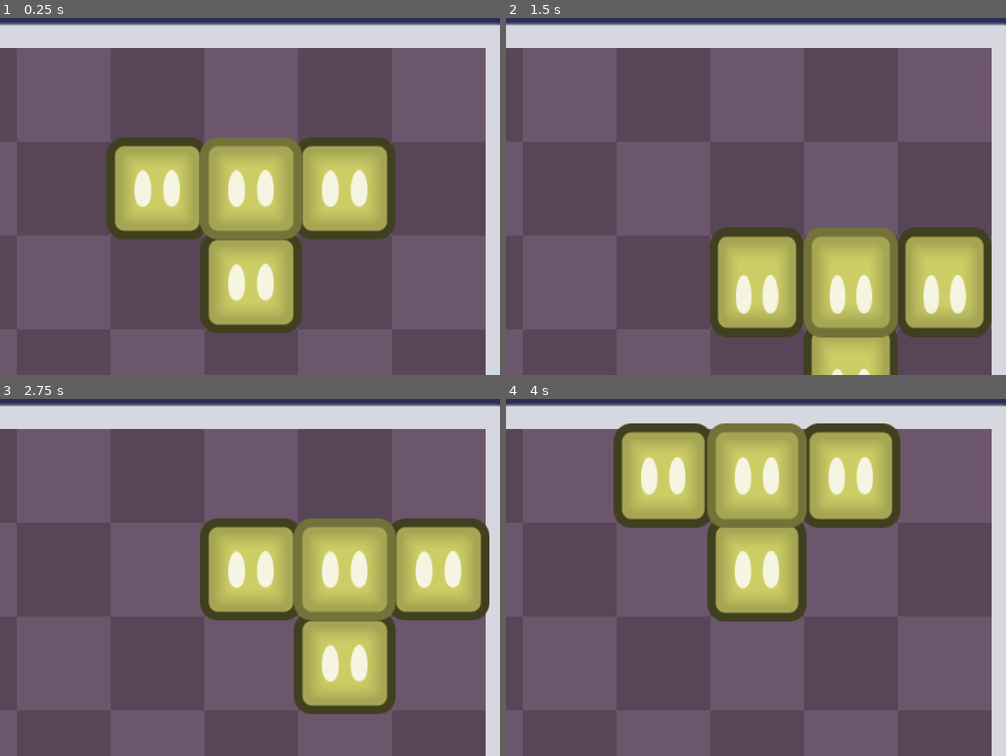
Above: before the commit, frames 1-4 (two rows, left to right).
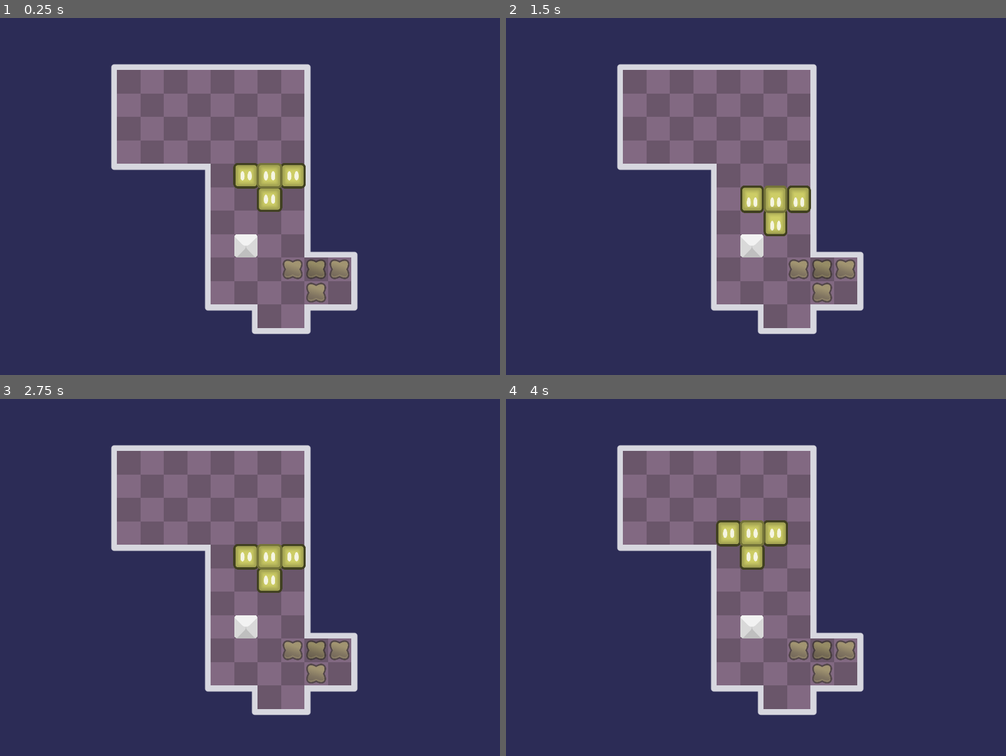
Above: after the commit, the same moments.

Repository: nightkolo/Bokoblock-demo
Game: Godot game, scene res://levels/level_01.tscn
The game is run twice, just before and just after one commit, with the same random seed, the same clock (stepped at 60 frames per second) and the same inputs.
Inputs:
- Up to frame 1 (0.25 s): no input
- Up to frame 2 (1.5 s): tap Enter at 0.5 s; hold Right (move_right) 0.53-1.28 s; hold Z (move_undo) 0.53-1.28 s; hold Down (move_down) from 1.28 s (still down); tap Z (move_undo) at 1.35 s
- Up to frame 3 (2.75 s): tap R (reset_game) at 2 s; release Down (move_down) at 2.03 s; hold Right (move_right) from 2.03 s (still down); hold Z (move_undo) from 2.03 s (still down)
- Up to frame 4 (4 s): release Right (move_right) at 2.78 s; release Z (move_undo) at 2.78 s; hold Up (move_up) 2.78-3.53 s; tap Z (move_undo) at 2.85 s; hold Left (move_left) from 3.53 s (still down); hold Z (move_undo) from 3.53 s (still down)

The runs differ from the first frame. In frame 1, 92% of the frame differs, in the area x 0-100%, y 1-100%; in frame 2, 90%; in frame 3, 88%; in frame 4, 93%.

Commit message:
Work

Diff:
--- a/autoload/mgr_player_input.gd
+++ b/autoload/mgr_player_input.gd
@@ -22,7 +22,7 @@
 
 
 func _ready() -> void:
-	#Engine.time_scale = 1.0/6.0
+	#Engine.time_scale = 1.0/8.0
 
 	number_of_bodies = current_bodies.size()
 
--- /dev/null
+++ b/levels/game_cam.gd
@@ -0,0 +1,11 @@
+extends Camera2D
+
+
+# Called when the node enters the scene tree for the first time.
+func _ready() -> void:
+	pass # Replace with function body.
+
+
+# Called every frame. 'delta' is the elapsed time since the previous frame.
+func _process(delta: float) -> void:
+	pass
--- a/levels/level_01.tscn
+++ b/levels/level_01.tscn
@@ -53,7 +53,7 @@
 what_im_happy_with = 3
 
 [node name="Bokobody2D" type="Node2D" parent="Object"]
-position = Vector2(472, 202)
+position = Vector2(517, 337)
 script = ExtResource("3_n2caq")
 
 [node name="Block" parent="Object/Bokobody2D" instance=ExtResource("4_v8mtx")]
@@ -91,7 +91,3 @@
 [node name="Block4" parent="Object/Bokobody2D2" instance=ExtResource("4_v8mtx")]
 position = Vector2(-45, 0)
 boko_color = 3
-
-[node name="Camera2D" type="Camera2D" parent="."]
-position = Vector2(472, 202)
-zoom = Vector2(4, 4)
--- a/levels/level_02.tscn
+++ b/levels/level_02.tscn
@@ -1,18 +1,30 @@
-[gd_scene load_steps=7 format=4 uid="uid://bcaqwm6f8nykw"]
+[gd_scene load_steps=10 format=4 uid="uid://bcaqwm6f8nykw"]
 
 [ext_resource type="Script" path="res://objects/scripts/node_world.gd" id="1_imp3f"]
+[ext_resource type="Texture2D" uid="uid://kewyrbvflk6o" path="res://assets/img/bg-credits.png" id="2_6p07b"]
 [ext_resource type="PackedScene" uid="uid://k1g5vn7y2tih" path="res://objects/world/bg.tscn" id="2_ex5ao"]
+[ext_resource type="Script" path="res://objects/scripts/bg_scrolling_anim.gd" id="3_4bgii"]
 [ext_resource type="TileSet" uid="uid://hxo6514lg8we" path="res://resources/tileset/tileset_world_02.tres" id="3_g88lu"]
 [ext_resource type="Script" path="res://objects/scripts/node_body.gd" id="4_54olg"]
 [ext_resource type="PackedScene" uid="uid://dbvbelcosunmx" path="res://objects/objects/obj_block.tscn" id="5_74n3d"]
 [ext_resource type="PackedScene" uid="uid://dc3cprf4ks4be" path="res://objects/objects/obj_endpoint.tscn" id="6_jf0uq"]
+[ext_resource type="Script" path="res://levels/game_cam.gd" id="9_xsipf"]
 
 [node name="L2" type="Node2D"]
 
 [node name="World" type="Node2D" parent="."]
 script = ExtResource("1_imp3f")
+apply_modification = false
+
+[node name="BG2" type="Sprite2D" parent="World"]
+self_modulate = Color(0.372549, 0.384314, 0.498039, 1)
+texture = ExtResource("2_6p07b")
+centered = false
+script = ExtResource("3_4bgii")
 
 [node name="BG" parent="World" instance=ExtResource("2_ex5ao")]
+visible = false
+color = Color(0.45098, 0.231373, 0.45098, 1)
 
 [node name="Colli" type="TileMapLayer" parent="World"]
 visible = false
@@ -20,14 +32,39 @@
 tile_set = ExtResource("3_g88lu")
 
 [node name="Checkerboard" type="TileMapLayer" parent="World"]
+self_modulate = Color(0.93, 0.9, 0.9, 1)
 tile_map_data = PackedByteArray("AAALAAIAAAABAAQAAAALAAMAAAABAAUAAAALAAQAAAABAAQAAAALAAUAAAABAAUAAAALAAYAAAABAAQAAAALAA …(592 unchanged characters)…
 tile_set = ExtResource("3_g88lu")
 
 [node name="Outline" type="TileMapLayer" parent="World"]
+self_modulate = Color(1, 1, 1, 0.9)
 tile_map_data = PackedByteArray("AAADAAkAAAAGAAEAAAADAAgAAAALAAIAAAADAAcAAAALAAIAAAADAAYAAAALAAIAAAADAAUAAAAGAAIAAAAEAA …(1728 unchanged characters)…
 tile_set = ExtResource("3_g88lu")
 
 [node name="Object" type="Node2D" parent="."]
+
+[node name="Endpoints" type="Node2D" parent="Object"]
+
+[node name="Endpoint2D" parent="Object/Endpoints" instance=ExtResource("6_jf0uq")]
+position = Vector2(337, 337)
+
+[node name="Endpoint2D2" parent="Object/Endpoints" instance=ExtResource("6_jf0uq")]
+position = Vector2(292, 337)
+
+[node name="Endpoint2D3" parent="Object/Endpoints" instance=ExtResource("6_jf0uq")]
+position = Vector2(247, 337)
+
+[node name="Endpoint2D4" parent="Object/Endpoints" instance=ExtResource("6_jf0uq")]
+position = Vector2(607, 202)
+what_im_happy_with = 1
+
+[node name="Endpoint2D5" parent="Object/Endpoints" instance=ExtResource("6_jf0uq")]
+position = Vector2(562, 202)
+what_im_happy_with = 1
+
+[node name="Endpoint2D6" parent="Object/Endpoints" instance=ExtResource("6_jf0uq")]
+position = Vector2(517, 202)
+what_im_happy_with = 1
 
 [node name="Bokobody2D" type="Node2D" parent="Object"]
 position = Vector2(292, 292)
@@ -56,25 +93,7 @@
 [node name="Block3" parent="Object/Bokobody2D2" instance=ExtResource("5_74n3d")]
 position = Vector2(-45, 0)
 
-[node name="Endpoints" type="Node2D" parent="Object"]
-
-[node name="Endpoint2D" parent="Object/Endpoints" instance=ExtResource("6_jf0uq")]
-position = Vector2(337, 337)
-
-[node name="Endpoint2D2" parent="Object/Endpoints" instance=ExtResource("6_jf0uq")]
-position = Vector2(292, 337)
-
-[node name="Endpoint2D3" parent="Object/Endpoints" instance=ExtResource("6_jf0uq")]
-position = Vector2(247, 337)
-
-[node name="Endpoint2D4" parent="Object/Endpoints" instance=ExtResource("6_jf0uq")]
-position = Vector2(607, 202)
-what_im_happy_with = 1
-
-[node name="Endpoint2D5" parent="Object/Endpoints" instance=ExtResource("6_jf0uq")]
-position = Vector2(562, 202)
-what_im_happy_with = 1
-
-[node name="Endpoint2D6" parent="Object/Endpoints" instance=ExtResource("6_jf0uq")]
-position = Vector2(517, 202)
-what_im_happy_with = 1
+[node name="Cam" type="Camera2D" parent="."]
+position = Vector2(427, 292)
+zoom = Vector2(1.4, 1.4)
+script = ExtResource("9_xsipf")
--- a/objects/objects/obj_block.tscn
+++ b/objects/objects/obj_block.tscn
@@ -4,19 +4,20 @@
 [ext_resource type="Texture2D" uid="uid://g2uspk86sre4" path="res://assets/img/block-v06-greyscale.png" id="2_vu6u0"]
 [ext_resource type="Texture2D" uid="uid://ctxc37p4x0o0p" path="res://assets/img/block-v06-greyscale-origin.png" id="3_5ir7d"]
 [ext_resource type="Texture2D" uid="uid://dxa5ddcc57dtp" path="res://assets/img/block-eyes-v03-neutral-white.png" id="3_7bp01"]
-[ext_resource type="Texture2D" uid="uid://c8oonjs3yt5l6" path="res://assets/img/rabbitstar-02.png" id="5_8whp1"]
+[ext_resource type="Texture2D" uid="uid://cr5lv5my45xyw" path="res://assets/img/star_v01.png" id="4_u4fx5"]
 
 [sub_resource type="RectangleShape2D" id="RectangleShape2D_13485"]
 size = Vector2(22, 22)
 
-[node name="Block" type="Area2D" node_paths=PackedStringArray("sprite_node", "sprite_eyes", "sprite_block", "sprite_star")]
+[node name="Block" type="Area2D" node_paths=PackedStringArray("sprite_node_1", "sprite_node_2", "sprite_eyes", "sprite_block", "sprite_star")]
 collision_mask = 3
 script = ExtResource("1_fox18")
 asset_block = ExtResource("2_vu6u0")
 asset_origin_block = ExtResource("3_5ir7d")
-sprite_node = NodePath("Sprites")
-sprite_eyes = NodePath("Sprites/Eyes")
-sprite_block = NodePath("Sprites/Block")
+sprite_node_1 = NodePath("Sprites")
+sprite_node_2 = NodePath("Sprites/SpritesMove")
+sprite_eyes = NodePath("Sprites/SpritesMove/Eyes")
+sprite_block = NodePath("Sprites/SpritesMove/Block")
 sprite_star = NodePath("Star")
 
 [node name="CollisionShape2D" type="CollisionShape2D" parent="."]
@@ -25,18 +26,18 @@
 [node name="Star" type="Sprite2D" parent="."]
 self_modulate = Color(1, 1, 1, 0)
 scale = Vector2(1e-05, 1e-05)
-texture = ExtResource("5_8whp1")
+texture = ExtResource("4_u4fx5")
 
 [node name="Sprites" type="Node2D" parent="."]
 
-[node name="Block" type="Sprite2D" parent="Sprites"]
+[node name="SpritesMove" type="Node2D" parent="Sprites"]
+
+[node name="Block" type="Sprite2D" parent="Sprites/SpritesMove"]
 self_modulate = Color(1, 1, 0.5, 1)
-position = Vector2(0, 22)
 scale = Vector2(0.5, 0.5)
 texture = ExtResource("2_vu6u0")
-offset = Vector2(0, -45)
 
-[node name="Eyes" type="Sprite2D" parent="Sprites"]
+[node name="Eyes" type="Sprite2D" parent="Sprites/SpritesMove"]
 self_modulate = Color(1, 1, 1, 0.8)
 z_index = 1
 scale = Vector2(0.5, 0.5)
--- a/objects/objects/obj_endpoint.tscn
+++ b/objects/objects/obj_endpoint.tscn
@@ -1,7 +1,7 @@
 [gd_scene load_steps=4 format=3 uid="uid://dc3cprf4ks4be"]
 
 [ext_resource type="Script" path="res://objects/scripts/node_endpoint.gd" id="1_mwqlu"]
-[ext_resource type="Texture2D" uid="uid://i6vlovxrvp1t" path="res://assets/img/endpoint-v05-white.png" id="2_llu50"]
+[ext_resource type="Texture2D" uid="uid://dxm4o0fcorlnt" path="res://assets/img/endpoint-v06.2.png" id="2_pxphg"]
 
 [sub_resource type="RectangleShape2D" id="RectangleShape2D_2ilm6"]
 size = Vector2(22, 22)
@@ -14,4 +14,4 @@
 
 [node name="Sprite2D" type="Sprite2D" parent="."]
 scale = Vector2(0.5, 0.5)
-texture = ExtResource("2_llu50")
+texture = ExtResource("2_pxphg")
--- /dev/null
+++ b/objects/scripts/bg_scrolling_anim.gd
@@ -0,0 +1,8 @@
+extends Sprite2D
+
+
+func _process(delta: float) -> void:
+	position += delta * 10.0 * -Vector2.ONE
+
+	if abs(position.x) > 480.0:
+		position = Vector2.ZERO
--- a/objects/scripts/node_block.gd
+++ b/objects/scripts/node_block.gd
@@ -12,7 +12,8 @@
 @export_category("Objects to Assign")
 @export var asset_block: Texture2D = preload("res://assets/img/block-v05-greyscale.png")
 @export var asset_origin_block: Texture2D = preload("res://assets/img/block-v05-origin-greyscale.png")
-@export var sprite_node: Node2D
+@export var sprite_node_1: Node2D
+@export var sprite_node_2: Node2D
 @export var sprite_eyes: Sprite2D
 @export var sprite_block: Sprite2D
 @export var sprite_star: Sprite2D
@@ -55,7 +56,7 @@
 			)
 
 		parent_bokobody.move_stopped.connect(stop_anim_move)
-		parent_bokobody.turn_stopped.connect(stop_anim_turn)
+		#parent_bokobody.turn_stopped.connect(stop_anim_turn)
 
 		body_entered.connect(func(body: Node2D):
 			if (body is TileMapLayer || body is SleepingBlock):
@@ -72,66 +73,66 @@
 func check_state() -> void:
 	var areas := get_overlapping_areas()
 	var has_stood_on_endpoint := areas.size() == 1 && areas[0] is Endpoint2D
-
-	# TODO: Check if (areas[0] as Endpoint2D).what_im_happy_with == boko_color, then call anim_standing_endpoint
-
-	if has_stood_on_endpoint && !is_on_endpoint:
+	var is_on_happy_endpoint: bool = false
+
+	if has_stood_on_endpoint:
+		is_on_happy_endpoint = (areas[0] as Endpoint2D).what_im_happy_with == boko_color
+
+	if is_on_happy_endpoint && !is_on_endpoint:
 		anim_standing_endpoint()
 		is_on_endpoint = true
 
-	elif !has_stood_on_endpoint && is_on_endpoint:
+	elif !is_on_happy_endpoint && is_on_endpoint:
 		anim_left_endpoint()
 		is_on_endpoint = false
 
 
 func anim_turn(turned_by: float) -> void:
-	# TODO: Give up, remove triginometry and maths fuckery, and skew center.
-
 	if !_are_nodes_assgined():
 		return
 
 	var dur := 10.0
-	var wobble_to: float = deg_to_rad(30.0) * sign(turned_by)
+	var wobble_to: float = deg_to_rad(20.0) * sign(turned_by)
 
 	if parent_bokobody:
 		dur = parent_bokobody.movement_time * 8.0
 
-	sprite_block.global_rotation = 0.0
 	_current_transformation = turned_by
-
-	#var offsets := rad_to_vector(parent_bokobody.rotation + deg_to_rad(90.0 * turned_by))
-	var offsets := rad_to_vector(sprite_block.global_rotation + deg_to_rad(90.0 * turned_by))
-	var offset_offset := Vector2(offsets.y,offsets.x) * 45.0
-	var offset_pos := Vector2(offsets.y,offsets.x) * -22.0
+	#sprite_block.global_rotation = 0.0
+
+	# Attempt 2...
+	#var offsets: Vector2
+	#var offset_1 := 22.0
+	#var offset_2 := 45.0
+	#var turn_to: float = (90.0 * turned_by) + parent_bokobody.rotation_degrees
+	#print(turned_by)
+	#print((90.0 * turned_by) + parent_bokobody.rotation_degrees)
+	#if is_equal_approx(abs(turn_to), 0.0) || is_equal_approx(abs(turn_to), 360.0):
+		#print("1")
+	#elif is_equal_approx(abs(turn_to), 90.0):
+		#print("2")
+	#elif is_equal_approx(abs(turn_to), 180.0):
+		#print("3")
+	#elif is_equal_approx(abs(turn_to), 270.0):
+		#print("4")
+
+	# attempt 1..
+	#var offsets := _rad_to_vector(parent_bokobody.rotation + deg_to_rad(90.0 * turned_by))
+	#var offsets := _rad_to_vector(sprite_block.global_rotation + deg_to_rad(90.0 * turned_by))
+	#var offset_offset := Vector2(offsets.y,offsets.x) * 45.0
+	#var offset_pos := Vector2(offsets.y,offsets.x) * -22.0
 	#var offset_offset := offsets * -45.0
 	#var offset_pos := offsets * 22.0
-
-	## IT WORKSSSSSS FINALLY!!!!!!!!! and now I can't get to skew from bottom...
-	sprite_block.position = Vector2.ZERO
-	sprite_block.global_position += offset_pos
-	sprite_block.offset = offset_offset
+	#sprite_block.position = Vector2.ZERO
+	#sprite_block.global_position += offset_pos
+	#sprite_block.offset = offset_offset
 	sprite_block.skew = wobble_to
 
 	if _tween_turn:
 		_tween_turn.kill()
 	_tween_turn = create_tween()
 	_tween_turn.set_ease(Tween.EASE_OUT).set_trans(Tween.TRANS_ELASTIC)
-	#_tween_turn.tween_property(sprite_block,"skew",deg_to_rad(10.0),dur/10.0)
 	_tween_turn.tween_property(sprite_block,"skew",0.0,dur)
-
-
-func rad_to_vector(rad: float) -> Vector2:
-	var x = cos(rad)
-	var y = sin(rad)
-	return Vector2(x, y)
-
-
-func stop_anim_turn() -> void:
-	pass
-	#if _tween_turn:
-		#_tween_turn.kill()
-	#
-	#sprite_block.skew = 0.0
 
 
 func anim_move(moved_to: Vector2) -> void:
@@ -164,8 +165,25 @@
 		_tween_move.kill()
 	_tween_move = create_tween()
 	_tween_move.set_ease(Tween.EASE_OUT)
-	_tween_move.tween_property(sprite_node,"scale",anim_to,dur/6.0)
-	_tween_move.tween_property(sprite_node,"scale",Vector2.ONE,dur).set_trans(Tween.TRANS_BACK)
+	_tween_move.tween_property(sprite_node_2,"scale",anim_to,dur/6.0)
+	_tween_move.tween_property(sprite_node_2,"scale",Vector2.ONE,dur).set_trans(Tween.TRANS_BACK)
+
+
+## @experimental: Needs refactoring
+func anim_eyes(tranform: PlayerInput.TranformationType, transformed_to: Variant) -> void:
+	if !_are_nodes_assgined() && parent_bokobody == null:
+		return
+
+	var move_eyes_to := 7.0
+
+	match tranform:
+
+		PlayerInput.TranformationType.MOVE:
+			sprite_eyes.global_position += (transformed_to as Vector2) * move_eyes_to
+			if _tween_eyes:
+				_tween_eyes.kill()
+			_tween_eyes = create_tween()
+			_tween_eyes.tween_property(sprite_eyes,"position",Vector2.ZERO,parent_bokobody.movement_time*4.5).set_ease(Tween.EASE_IN_OUT).set_trans(Tween.TRANS_EXPO)
 
 
 func anim_hit_block(transformed_to: Variant = _current_transformation) -> void:
@@ -187,8 +205,8 @@
 
 			_tween_hit_block = create_tween()
 			_tween_hit_block.set_ease(Tween.EASE_OUT)
-			_tween_hit_block.tween_property(sprite_node,"scale",anim_to,dur/20.0)
-			_tween_hit_block.tween_property(sprite_node,"scale",Vector2.ONE,dur/1.1).set_trans(Tween.TRANS_ELASTIC)
+			_tween_hit_block.tween_property(sprite_node_2,"scale",anim_to,dur/20.0)
+			_tween_hit_block.tween_property(sprite_node_2,"scale",Vector2.ONE,dur/1.1).set_trans(Tween.TRANS_ELASTIC)
 
 		Variant.Type.TYPE_VECTOR2: # Move
 			var squash := 0.65
@@ -213,64 +231,33 @@
 
 			_tween_hit_block = create_tween()
 			_tween_hit_block.set_ease(Tween.EASE_OUT)
-			_tween_hit_block.tween_property(sprite_node,"scale",anim_to,dur/10.0)
-			_tween_hit_block.tween_property(sprite_node,"scale",Vector2.ONE,dur).set_trans(Tween.TRANS_ELASTIC)
+			_tween_hit_block.tween_property(sprite_node_2,"scale",anim_to,dur/10.0)
+			_tween_hit_block.tween_property(sprite_node_2,"scale",Vector2.ONE,dur).set_trans(Tween.TRANS_ELASTIC)
 
 		_:
 			pass
 
 
-
-
-## @experimental: Needs refactoring
-func anim_eyes(tranform: PlayerInput.TranformationType, transformed_to: Variant) -> void:
-	if !_are_nodes_assgined() && parent_bokobody == null:
-		return
-
-	var move_eyes_to := 7.0
-
-	# Godot keeps screaming at me, i no no wanna :((
-	#
-	#if _tween_eyes:
-		#_tween_eyes.kill()
-	#_tween_eyes = create_tween()
-
-	match tranform:
-
-		PlayerInput.TranformationType.MOVE:
-			sprite_eyes.global_position += (transformed_to as Vector2) * move_eyes_to
-			if _tween_eyes:
-				_tween_eyes.kill()
-			_tween_eyes = create_tween()
-			_tween_eyes.tween_property(sprite_eyes,"position",Vector2.ZERO,parent_bokobody.movement_time*4.5).set_ease(Tween.EASE_IN_OUT).set_trans(Tween.TRANS_EXPO)
-
-		PlayerInput.TranformationType.TURN:
-			pass
-
-		PlayerInput.TranformationType.UNDO:
-			pass
-
-
 func anim_complete() -> void:
 	if !_are_nodes_assgined():
 		return
 
-	var first_anim_dur := 0.25
+	var first_anim_dur := 0.5
 	var sec_anim_dur := 0.6
 	var zoom_to := Vector2.ONE * 1.25
 	var modulate_to := Color(2.0,2.0,2.0)
 	var rot_to := rad_to_deg(PI)
 
 	limit_eye_movement = false
-	sprite_node.modulate = Color(Color(2.0,2.0,2.0))
+	sprite_node_2.modulate = Color(Color(2.0,2.0,2.0))
 
 	_tween_complete = create_tween().set_parallel(true)
 
 	# Oh dear, lord. Please just Alt+Z.
-	_tween_complete.tween_property(sprite_node,"scale",zoom_to,first_anim_dur).set_ease(Tween.EASE_OUT).set_trans(Tween.TRANS_CUBIC)
-	_tween_complete.tween_property(sprite_node,"modulate",modulate_to,first_anim_dur).set_ease(Tween.EASE_OUT).set_trans(Tween.TRANS_CUBIC)
-	_tween_complete.tween_property(sprite_node,"scale",Vector2.ZERO,sec_anim_dur).set_delay(first_anim_dur).set_ease(Tween.EASE_IN).set_trans(Tween.TRANS_CUBIC)
-	_tween_complete.tween_property(sprite_node,"rotation_degrees",rot_to,sec_anim_dur).set_delay(first_anim_dur).set_ease(Tween.EASE_IN).set_trans(Tween.TRANS_CUBIC)
+	_tween_complete.tween_property(sprite_node_2,"scale",zoom_to,first_anim_dur).set_ease(Tween.EASE_OUT).set_trans(Tween.TRANS_CUBIC)
+	_tween_complete.tween_property(sprite_node_2,"modulate",modulate_to,first_anim_dur).set_ease(Tween.EASE_OUT).set_trans(Tween.TRANS_CUBIC)
+	_tween_complete.tween_property(sprite_node_2,"scale",Vector2.ZERO,sec_anim_dur).set_delay(first_anim_dur).set_ease(Tween.EASE_IN).set_trans(Tween.TRANS_CUBIC)
+	_tween_complete.tween_property(sprite_node_2,"rotation_degrees",rot_to,sec_anim_dur).set_delay(first_anim_dur).set_ease(Tween.EASE_IN).set_trans(Tween.TRANS_CUBIC)
 	_tween_complete.tween_callback(anim_star).set_delay(first_anim_dur*2.0)
 
 
@@ -290,21 +277,44 @@
 	_tween_star.tween_property(sprite_star,"self_modulate",Color(Color.WHITE,0.0),dur*1.25).set_delay(dur)
 
 
+var _tween_endpoint: Tween
+
 func anim_standing_endpoint() -> void:
 	if _are_nodes_assgined():
-		sprite_node.modulate = Color(Color(1.25,1.25,1.25))
+		var dur := 0.4
+
+		sprite_eyes.texture = preload("res://assets/img/block-eyes-v03-happy-white.png")
+		if _tween_endpoint:
+			_tween_endpoint.kill()
+
+		sprite_node_1.scale = Vector2.ONE/2.0
+
+		_tween_endpoint = create_tween().set_parallel(true)
+		_tween_endpoint.set_ease(Tween.EASE_OUT)
+		_tween_endpoint.tween_property(sprite_node_1,"scale",Vector2.ONE,dur).set_trans(Tween.TRANS_BACK)
+		_tween_endpoint.tween_property(sprite_node_1,"modulate",Color(Color(1.25,1.25,1.25)),dur/2.0)
 
 
 func anim_left_endpoint() -> void:
 	if _are_nodes_assgined():
-		sprite_node.modulate = Color(Color.WHITE)
+		var dur := 0.8
+
+		sprite_eyes.texture = preload("res://assets/img/block-eyes-v03-neutral-white.png")
+		sprite_node_1.scale = Vector2.ONE / 2.0
+
+		if _tween_endpoint:
+			_tween_endpoint.kill()
+		_tween_endpoint = create_tween().set_parallel(true)
+		_tween_endpoint.set_ease(Tween.EASE_OUT)
+		_tween_endpoint.tween_property(sprite_node_1,"scale",Vector2.ONE,dur).set_trans(Tween.TRANS_ELASTIC)
+		_tween_endpoint.tween_property(sprite_node_1,"modulate",Color(Color.WHITE),dur/4.0)
 
 
 func stop_anim_move() -> void:
 	if _tween_move:
 		_tween_move.kill()
 
-	sprite_node.scale = Vector2.ONE
+	sprite_node_2.scale = Vector2.ONE
 
 
 func _setup_node() -> void:
@@ -340,7 +350,7 @@
 
 
 func _are_nodes_assgined() -> bool:
-	return sprite_node != null && sprite_block != null && sprite_eyes != null && sprite_star != null
+	return sprite_node_2 != null && sprite_block != null && sprite_eyes != null && sprite_star != null
 
 
 func _set_as_origin_block(is_origin: bool) -> void:
@@ -350,3 +360,9 @@
 	else:
 		sprite_block.texture = asset_block
 		self.z_index = 0
+
+
+func _rad_to_vector(rad: float) -> Vector2:
+	var x = cos(rad)
+	var y = sin(rad)
+	return Vector2(x, y)
--- a/objects/scripts/node_endpoint.gd
+++ b/objects/scripts/node_endpoint.gd
@@ -9,6 +9,8 @@
 
 func _ready() -> void:
 	PlayerInput.current_endpoints.append(self)
+
+	self.modulate = Color(Color.WHITE, 0.5)
 
 	if try_to_get_sprite:
 		_sprite = get_node_or_null("Sprite2D")
--- a/objects/scripts/node_world.gd
+++ b/objects/scripts/node_world.gd
@@ -12,7 +12,7 @@
 	if apply_modification && _is_correct_order():
 		(world_nodes[1] as TileMapLayer).visible = false
 
-		(world_nodes[2] as TileMapLayer).self_modulate = Color(0.73,0.65,0.73)
+		(world_nodes[2] as TileMapLayer).self_modulate = Color(0.8,0.72,0.8)
 
 		(world_nodes[3] as TileMapLayer).self_modulate = Color(Color.WHITE,0.9)
 
Binary file added: assets/img/bg-credits.png
Not shown, added: assets/img/bg-credits.png.import
Binary file added: assets/img/block-eyes-v03-blink-black.png
Not shown, added: assets/img/block-eyes-v03-blink-black.png.import
Binary file added: assets/img/block-eyes-v03-blink-white.png
Not shown, added: assets/img/block-eyes-v03-blink-white.png.import
Binary file added: assets/img/block-eyes-v03-happy-black.png
Not shown, added: assets/img/block-eyes-v03-happy-black.png.import
Binary file added: assets/img/block-eyes-v03-happy-white.png
Not shown, added: assets/img/block-eyes-v03-happy-white.png.import
Binary file added: assets/img/block-v06-plain.png
Not shown, added: assets/img/block-v06-plain.png.import
(and 9 more such lines)
